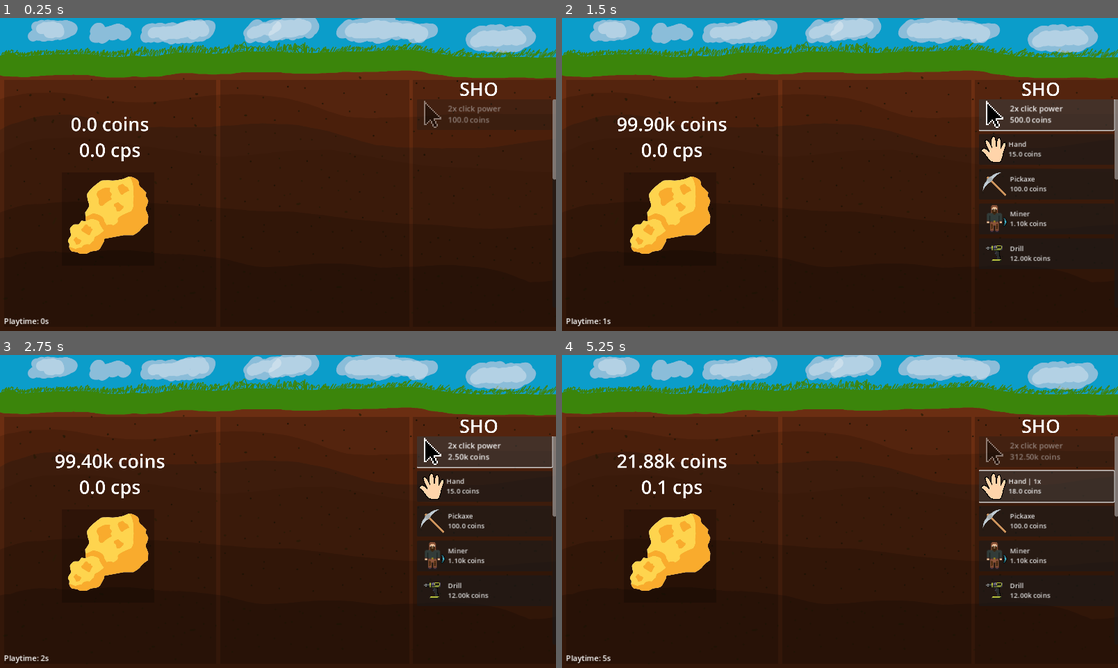
Above: before the commit, frames 1-4 (two rows, left to right).
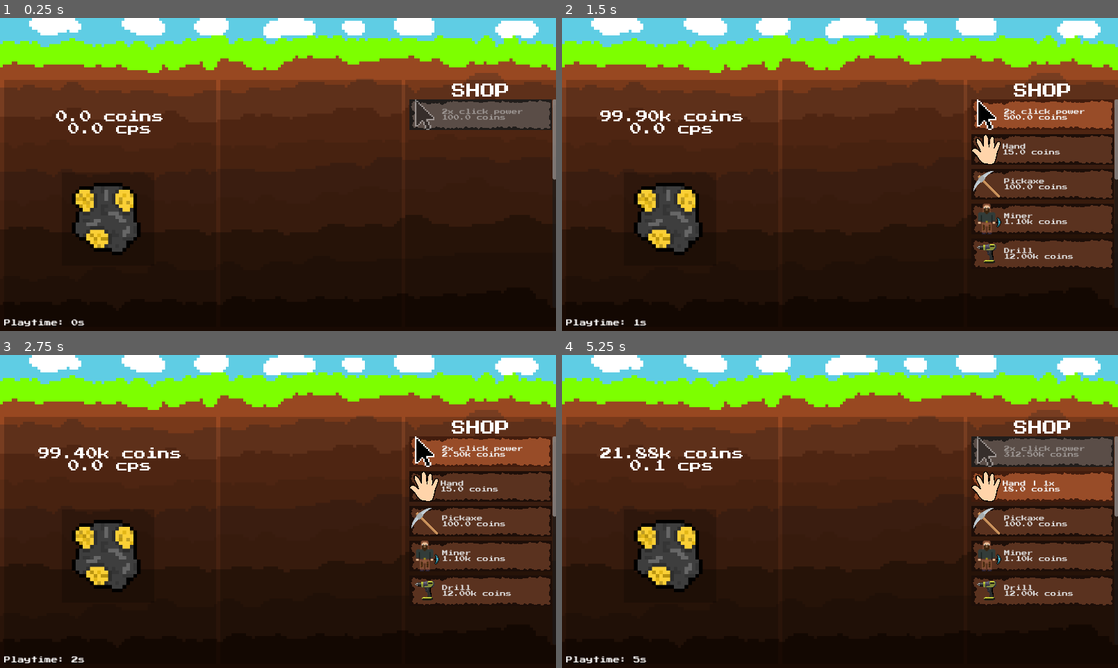
Above: after the commit, the same moments.

Repository: ondrejhonus/miner_tycoon
Game: Godot game, scene res://Scenes/first.tscn
Same seed, same stepped clock (60 frames per second), same inputs: the game is played once before the commit and once after it.
Inputs (mouse positions are in pixels of both pictures, inside the frame that each line leads up to):
- Up to frame 1 (0.25 s): no input
- Up to frame 2 (1.5 s): click (667, 218) at 0.5 s; click "2x click power 100.0 coins" at 1.25 s
- Up to frame 3 (2.75 s): click "2x click power 500.0 coins" at 2 s
- Up to frame 4 (5.25 s): click "2x click power 2.50k coins" at 2.75 s; click "2x click power 12.50k coins" at 3.5 s; click "2x click power 62.50k coins" at 4.25 s; click "Hand 15.0 coins" at 5 s

The runs differ from the first frame. In frame 1, 30% of the frame differs, in the area x 0-100%, y 0-100%; in frame 2, 39%; in frame 3, 39%; in frame 4, 39%.

Commit message:
08 - new graphics

Diff:
--- a/Scenes/first.tscn
+++ b/Scenes/first.tscn
@@ -1,13 +1,17 @@
-[gd_scene load_steps=17 format=3 uid="uid://cyesp2fngpjbj"]
-
-[ext_resource type="Texture2D" uid="uid://6ekq3gxdbppi" path="res://sprites/ground.png" id="1_0aun0"]
+[gd_scene load_steps=25 format=3 uid="uid://cyesp2fngpjbj"]
+
 [ext_resource type="Script" path="res://Scenes/first.gd" id="1_qyulj"]
+[ext_resource type="Texture2D" uid="uid://i3ph74i10bxa" path="res://sprites/pixel_ground.png" id="2_g1i0o"]
 [ext_resource type="Texture2D" uid="uid://c662x1ur5uixi" path="res://sprites/gold-ore.png" id="2_vvn7b"]
 [ext_resource type="Texture2D" uid="uid://r3s1w5nfspbr" path="res://sprites/hand.png" id="3_h17m5"]
 [ext_resource type="Texture2D" uid="uid://b283k4s6x2t2a" path="res://sprites/cursor.png" id="3_w8fyv"]
 [ext_resource type="Texture2D" uid="uid://emc05tekq3o4" path="res://sprites/miner.png" id="4_3nisy"]
 [ext_resource type="Texture2D" uid="uid://bqrbfmebubx62" path="res://sprites/drill.png" id="5_42csk"]
 [ext_resource type="Texture2D" uid="uid://cxxn2x3km0ylb" path="res://sprites/pickaxe.png" id="5_qgg7x"]
+[ext_resource type="FontFile" uid="uid://dk447tcykk8ys" path="res://fonts/PressStart2P-Regular.ttf" id="5_wfsna"]
+[ext_resource type="Texture2D" uid="uid://bw5pkdoai5api" path="res://sprites/button.png" id="6_eni0o"]
+[ext_resource type="Texture2D" uid="uid://bnrdjq6f4an0u" path="res://sprites/button-hover.png" id="7_cyhpm"]
+[ext_resource type="Texture2D" uid="uid://by6dexbvgehgf" path="res://sprites/button-disabled.png" id="7_h6s7i"]
 [ext_resource type="Texture2D" uid="uid://dgyp6wtve1cy2" path="res://sprites/stone_mine.png" id="9_vp630"]
 [ext_resource type="Texture2D" uid="uid://qrgdb5rnl21g" path="res://sprites/coal_mine.png" id="10_t5htj"]
 [ext_resource type="Texture2D" uid="uid://cxbn37kp62eiu" path="res://sprites/iron_mine.png" id="11_v6fvf"]
@@ -17,12 +21,25 @@
 [sub_resource type="StyleBoxTexture" id="StyleBoxTexture_rjw4j"]
 texture = ExtResource("2_vvn7b")
 
-[sub_resource type="StyleBoxTexture" id="StyleBoxTexture_b64e4"]
+[sub_resource type="StyleBoxTexture" id="StyleBoxTexture_cnxvn"]
 texture = ExtResource("2_vvn7b")
 
-[sub_resource type="StyleBoxTexture" id="StyleBoxTexture_vp70m"]
+[sub_resource type="StyleBoxTexture" id="StyleBoxTexture_6npjh"]
 texture = ExtResource("2_vvn7b")
-region_rect = Rect2(-47.7719, -77.9045, 613.272, 648.391)
+texture_margin_top = 20.0
+texture_margin_right = 10.0
+
+[sub_resource type="StyleBoxTexture" id="StyleBoxTexture_yndkl"]
+texture = ExtResource("6_eni0o")
+
+[sub_resource type="StyleBoxTexture" id="StyleBoxTexture_oy6cy"]
+texture = ExtResource("7_cyhpm")
+
+[sub_resource type="StyleBoxTexture" id="StyleBoxTexture_7x6tl"]
+texture = ExtResource("7_h6s7i")
+
+[sub_resource type="StyleBoxTexture" id="StyleBoxTexture_ch6sv"]
+texture = ExtResource("6_eni0o")
 
 [node name="Node" type="Node2D"]
 position = Vector2(0, -4)
@@ -33,12 +50,12 @@
 [node name="Ground" type="Sprite2D" parent="Canvas"]
 position = Vector2(576, 324)
 scale = Vector2(0.6, 0.6)
-texture = ExtResource("1_0aun0")
+texture = ExtResource("2_g1i0o")
 
 [node name="DisplayToolsRect" type="ColorRect" parent="Canvas"]
 offset_left = 456.0
 offset_top = 128.0
-offset_right = 848.0
+offset_right = 832.0
 offset_bottom = 640.0
 color = Color(0, 0, 0, 0.211765)
 
@@ -56,7 +73,8 @@
 offset_right = 1144.0
 offset_bottom = 368.0
 scale = Vector2(0.35, 0.35)
-theme_override_font_sizes/normal_font_size = 111
+theme_override_fonts/normal_font = ExtResource("5_wfsna")
+theme_override_font_sizes/normal_font_size = 71
 bbcode_enabled = true
 fit_content = true
 autowrap_mode = 0
@@ -71,13 +89,14 @@
 
 [node name="Button3" type="Button" parent="Canvas/ClickingRect"]
 layout_mode = 0
-offset_left = 120.0
-offset_top = 192.0
-offset_right = 312.0
-offset_bottom = 384.0
+offset_left = 96.0
+offset_top = 168.0
+offset_right = 336.0
+offset_bottom = 408.0
+focus_mode = 0
 theme_override_styles/normal = SubResource("StyleBoxTexture_rjw4j")
-theme_override_styles/hover = SubResource("StyleBoxTexture_b64e4")
-theme_override_styles/pressed = SubResource("StyleBoxTexture_vp70m")
+theme_override_styles/hover = SubResource("StyleBoxTexture_cnxvn")
+theme_override_styles/pressed = SubResource("StyleBoxTexture_6npjh")
 
 [node name="Cursor" type="Sprite2D" parent="Canvas/ClickingRect/Button3"]
 visible = false
@@ -87,25 +106,27 @@
 texture = ExtResource("3_w8fyv")
 
 [node name="ShopRect" type="ColorRect" parent="Canvas"]
-offset_left = 856.0
+offset_left = 840.0
 offset_top = 128.0
 offset_right = 1152.0
 offset_bottom = 640.0
 color = Color(0, 0, 0, 0.211765)
 
 [node name="RichTextLabel2" type="RichTextLabel" parent="Canvas"]
-offset_left = 952.0
-offset_top = 120.0
-offset_right = 1395.0
-offset_bottom = 324.0
+offset_left = 848.0
+offset_top = 136.0
+offset_right = 2107.0
+offset_bottom = 307.0
 scale = Vector2(0.235, 0.235)
-theme_override_font_sizes/normal_font_size = 164
-text = "SHOP"
+theme_override_fonts/normal_font = ExtResource("5_wfsna")
+theme_override_font_sizes/normal_font_size = 128
+bbcode_enabled = true
+text = "[center]SHOP[/center]"
 scroll_active = false
 
 [node name="ScrollContainer" type="ScrollContainer" parent="Canvas"]
 custom_minimum_size = Vector2(63.365, 82.735)
-offset_left = 864.0
+offset_left = 848.0
 offset_top = 168.0
 offset_right = 1153.0
 offset_bottom = 600.0
@@ -118,10 +139,16 @@
 
 [node name="cursor" type="Button" parent="Canvas/ScrollContainer/Control"]
 layout_mode = 2
-offset_right = 280.0
+offset_right = 296.0
 offset_bottom = 64.0
+focus_mode = 0
 theme_override_colors/font_color = Color(0.254902, 0.690196, 0.756863, 1)
 theme_override_constants/outline_size = 0
+theme_override_fonts/font = ExtResource("5_wfsna")
+theme_override_font_sizes/font_size = 12
+theme_override_styles/normal = SubResource("StyleBoxTexture_yndkl")
+theme_override_styles/hover = SubResource("StyleBoxTexture_oy6cy")
+theme_override_styles/disabled = SubResource("StyleBoxTexture_7x6tl")
 icon = ExtResource("3_w8fyv")
 alignment = 0
 expand_icon = true
@@ -130,9 +157,14 @@
 visible = false
 layout_mode = 2
 offset_top = 72.0
-offset_right = 280.0
+offset_right = 296.0
 offset_bottom = 136.0
-theme_override_font_sizes/font_size = 14
+focus_mode = 0
+theme_override_fonts/font = ExtResource("5_wfsna")
+theme_override_font_sizes/font_size = 12
+theme_override_styles/normal = SubResource("StyleBoxTexture_ch6sv")
+theme_override_styles/hover = SubResource("StyleBoxTexture_oy6cy")
+theme_override_styles/disabled = SubResource("StyleBoxTexture_7x6tl")
 icon = ExtResource("3_h17m5")
 alignment = 0
 expand_icon = true
@@ -141,9 +173,15 @@
 visible = false
 layout_mode = 2
 offset_top = 144.0
-offset_right = 280.0
+offset_right = 296.0
 offset_bottom = 208.0
-theme_override_font_sizes/font_size = 14
+focus_mode = 0
+theme_override_fonts/font = ExtResource("5_wfsna")
+theme_override_font_sizes/font_size = 12
+theme_override_styles/normal = SubResource("StyleBoxTexture_ch6sv")
+theme_override_styles/hover = SubResource("StyleBoxTexture_oy6cy")
+theme_override_styles/disabled = SubResource("StyleBoxTexture_7x6tl")
+disabled = true
 icon = ExtResource("5_qgg7x")
 alignment = 0
 expand_icon = true
@@ -152,9 +190,14 @@
 visible = false
 layout_mode = 2
 offset_top = 216.0
-offset_right = 280.0
+offset_right = 296.0
 offset_bottom = 280.0
-theme_override_font_sizes/font_size = 14
+focus_mode = 0
+theme_override_fonts/font = ExtResource("5_wfsna")
+theme_override_font_sizes/font_size = 12
+theme_override_styles/normal = SubResource("StyleBoxTexture_ch6sv")
+theme_override_styles/hover = SubResource("StyleBoxTexture_oy6cy")
+theme_override_styles/disabled = SubResource("StyleBoxTexture_7x6tl")
 icon = ExtResource("4_3nisy")
 alignment = 0
 expand_icon = true
@@ -163,9 +206,14 @@
 visible = false
 layout_mode = 2
 offset_top = 288.0
-offset_right = 280.0
+offset_right = 296.0
 offset_bottom = 352.0
-theme_override_font_sizes/font_size = 14
+focus_mode = 0
+theme_override_fonts/font = ExtResource("5_wfsna")
+theme_override_font_sizes/font_size = 12
+theme_override_styles/normal = SubResource("StyleBoxTexture_ch6sv")
+theme_override_styles/hover = SubResource("StyleBoxTexture_oy6cy")
+theme_override_styles/disabled = SubResource("StyleBoxTexture_7x6tl")
 icon = ExtResource("5_42csk")
 alignment = 0
 expand_icon = true
@@ -174,9 +222,14 @@
 visible = false
 layout_mode = 2
 offset_top = 360.0
-offset_right = 280.0
+offset_right = 296.0
 offset_bottom = 424.0
-theme_override_font_sizes/font_size = 14
+focus_mode = 0
+theme_override_fonts/font = ExtResource("5_wfsna")
+theme_override_font_sizes/font_size = 12
+theme_override_styles/normal = SubResource("StyleBoxTexture_ch6sv")
+theme_override_styles/hover = SubResource("StyleBoxTexture_oy6cy")
+theme_override_styles/disabled = SubResource("StyleBoxTexture_7x6tl")
 icon = ExtResource("9_vp630")
 alignment = 0
 expand_icon = true
@@ -185,9 +238,14 @@
 visible = false
 layout_mode = 2
 offset_top = 432.0
-offset_right = 280.0
+offset_right = 296.0
 offset_bottom = 496.0
-theme_override_font_sizes/font_size = 14
+focus_mode = 0
+theme_override_fonts/font = ExtResource("5_wfsna")
+theme_override_font_sizes/font_size = 12
+theme_override_styles/normal = SubResource("StyleBoxTexture_ch6sv")
+theme_override_styles/hover = SubResource("StyleBoxTexture_oy6cy")
+theme_override_styles/disabled = SubResource("StyleBoxTexture_7x6tl")
 icon = ExtResource("10_t5htj")
 alignment = 0
 expand_icon = true
@@ -196,9 +254,14 @@
 visible = false
 layout_mode = 2
 offset_top = 504.0
-offset_right = 280.0
+offset_right = 296.0
 offset_bottom = 568.0
-theme_override_font_sizes/font_size = 14
+focus_mode = 0
+theme_override_fonts/font = ExtResource("5_wfsna")
+theme_override_font_sizes/font_size = 12
+theme_override_styles/normal = SubResource("StyleBoxTexture_ch6sv")
+theme_override_styles/hover = SubResource("StyleBoxTexture_oy6cy")
+theme_override_styles/disabled = SubResource("StyleBoxTexture_7x6tl")
 icon = ExtResource("11_v6fvf")
 alignment = 0
 expand_icon = true
@@ -207,9 +270,14 @@
 visible = false
 layout_mode = 2
 offset_top = 576.0
-offset_right = 280.0
+offset_right = 296.0
 offset_bottom = 640.0
-theme_override_font_sizes/font_size = 14
+focus_mode = 0
+theme_override_fonts/font = ExtResource("5_wfsna")
+theme_override_font_sizes/font_size = 12
+theme_override_styles/normal = SubResource("StyleBoxTexture_ch6sv")
+theme_override_styles/hover = SubResource("StyleBoxTexture_oy6cy")
+theme_override_styles/disabled = SubResource("StyleBoxTexture_7x6tl")
 icon = ExtResource("12_y7x8c")
 alignment = 0
 expand_icon = true
@@ -218,9 +286,14 @@
 visible = false
 layout_mode = 2
 offset_top = 648.0
-offset_right = 280.0
+offset_right = 296.0
 offset_bottom = 712.0
-theme_override_font_sizes/font_size = 14
+focus_mode = 0
+theme_override_fonts/font = ExtResource("5_wfsna")
+theme_override_font_sizes/font_size = 12
+theme_override_styles/normal = SubResource("StyleBoxTexture_ch6sv")
+theme_override_styles/hover = SubResource("StyleBoxTexture_oy6cy")
+theme_override_styles/disabled = SubResource("StyleBoxTexture_7x6tl")
 icon = ExtResource("13_07yjg")
 alignment = 0
 expand_icon = true
@@ -229,9 +302,14 @@
 visible = false
 layout_mode = 2
 offset_top = 720.0
-offset_right = 280.0
+offset_right = 296.0
 offset_bottom = 784.0
-theme_override_font_sizes/font_size = 14
+focus_mode = 0
+theme_override_fonts/font = ExtResource("5_wfsna")
+theme_override_font_sizes/font_size = 12
+theme_override_styles/normal = SubResource("StyleBoxTexture_ch6sv")
+theme_override_styles/hover = SubResource("StyleBoxTexture_oy6cy")
+theme_override_styles/disabled = SubResource("StyleBoxTexture_7x6tl")
 icon = ExtResource("2_vvn7b")
 alignment = 0
 expand_icon = true
@@ -240,9 +318,14 @@
 visible = false
 layout_mode = 2
 offset_top = 792.0
-offset_right = 280.0
+offset_right = 296.0
 offset_bottom = 856.0
-theme_override_font_sizes/font_size = 14
+focus_mode = 0
+theme_override_fonts/font = ExtResource("5_wfsna")
+theme_override_font_sizes/font_size = 12
+theme_override_styles/normal = SubResource("StyleBoxTexture_ch6sv")
+theme_override_styles/hover = SubResource("StyleBoxTexture_oy6cy")
+theme_override_styles/disabled = SubResource("StyleBoxTexture_7x6tl")
 icon = ExtResource("2_vvn7b")
 alignment = 0
 expand_icon = true
@@ -251,9 +334,14 @@
 visible = false
 layout_mode = 2
 offset_top = 864.0
-offset_right = 280.0
+offset_right = 296.0
 offset_bottom = 928.0
-theme_override_font_sizes/font_size = 14
+focus_mode = 0
+theme_override_fonts/font = ExtResource("5_wfsna")
+theme_override_font_sizes/font_size = 12
+theme_override_styles/normal = SubResource("StyleBoxTexture_ch6sv")
+theme_override_styles/hover = SubResource("StyleBoxTexture_oy6cy")
+theme_override_styles/disabled = SubResource("StyleBoxTexture_7x6tl")
 icon = ExtResource("2_vvn7b")
 alignment = 0
 expand_icon = true
@@ -262,9 +350,14 @@
 visible = false
 layout_mode = 2
 offset_top = 936.0
-offset_right = 280.0
+offset_right = 296.0
 offset_bottom = 1000.0
-theme_override_font_sizes/font_size = 14
+focus_mode = 0
+theme_override_fonts/font = ExtResource("5_wfsna")
+theme_override_font_sizes/font_size = 12
+theme_override_styles/normal = SubResource("StyleBoxTexture_ch6sv")
+theme_override_styles/hover = SubResource("StyleBoxTexture_oy6cy")
+theme_override_styles/disabled = SubResource("StyleBoxTexture_7x6tl")
 icon = ExtResource("2_vvn7b")
 alignment = 0
 expand_icon = true
@@ -273,9 +366,14 @@
 visible = false
 layout_mode = 2
 offset_top = 1008.0
-offset_right = 280.0
+offset_right = 296.0
 offset_bottom = 1072.0
-theme_override_font_sizes/font_size = 14
+focus_mode = 0
+theme_override_fonts/font = ExtResource("5_wfsna")
+theme_override_font_sizes/font_size = 12
+theme_override_styles/normal = SubResource("StyleBoxTexture_ch6sv")
+theme_override_styles/hover = SubResource("StyleBoxTexture_oy6cy")
+theme_override_styles/disabled = SubResource("StyleBoxTexture_7x6tl")
 icon = ExtResource("2_vvn7b")
 alignment = 0
 expand_icon = true
@@ -284,9 +382,14 @@
 visible = false
 layout_mode = 2
 offset_top = 1080.0
-offset_right = 280.0
+offset_right = 296.0
 offset_bottom = 1144.0
-theme_override_font_sizes/font_size = 14
+focus_mode = 0
+theme_override_fonts/font = ExtResource("5_wfsna")
+theme_override_font_sizes/font_size = 12
+theme_override_styles/normal = SubResource("StyleBoxTexture_ch6sv")
+theme_override_styles/hover = SubResource("StyleBoxTexture_oy6cy")
+theme_override_styles/disabled = SubResource("StyleBoxTexture_7x6tl")
 icon = ExtResource("2_vvn7b")
 alignment = 0
 expand_icon = true
@@ -297,6 +400,7 @@
 offset_top = 536.0
 offset_right = 384.0
 offset_bottom = 592.0
+theme_override_fonts/normal_font = ExtResource("5_wfsna")
 bbcode_enabled = true
 fit_content = true
 
@@ -310,14 +414,13 @@
 
 [node name="time" type="RichTextLabel" parent="Canvas"]
 offset_left = 8.0
-offset_top = 616.0
-offset_right = 440.0
-offset_bottom = 640.0
+offset_top = 624.0
+offset_right = 448.0
+offset_bottom = 648.0
+theme_override_fonts/normal_font = ExtResource("5_wfsna")
+theme_override_font_sizes/normal_font_size = 14
 bbcode_enabled = true
-text = "Playtime XXh XXm XXs"
-
-[node name="Timer" type="Timer" parent="Canvas"]
-autostart = true
+text = "Playtime: XXh XXm XXs"
 
 [connection signal="pressed" from="Canvas/ClickingRect/Button3" to="." method="_on_button_3_pressed"]
 [connection signal="pressed" from="Canvas/ScrollContainer/Control/cursor" to="." method="_on_cursor_pressed"]
Binary file added: fonts/PressStart2P-Regular.ttf
Not shown, added: fonts/PressStart2P-Regular.ttf.import
Binary file added: sprites/PressStart2P-Regular.ttf
Not shown, added: sprites/PressStart2P-Regular.ttf.import
Binary file added: sprites/button-disabled.png
Not shown, added: sprites/button-disabled.png.import
Binary file added: sprites/button-hover.png
Not shown, added: sprites/button-hover.png.import
Binary file added: sprites/button.png
Not shown, added: sprites/button.png.import
Binary file changed: sprites/gold-ore.png
Binary file added: sprites/gold-ore.png.ase
(and 5 more such lines)
